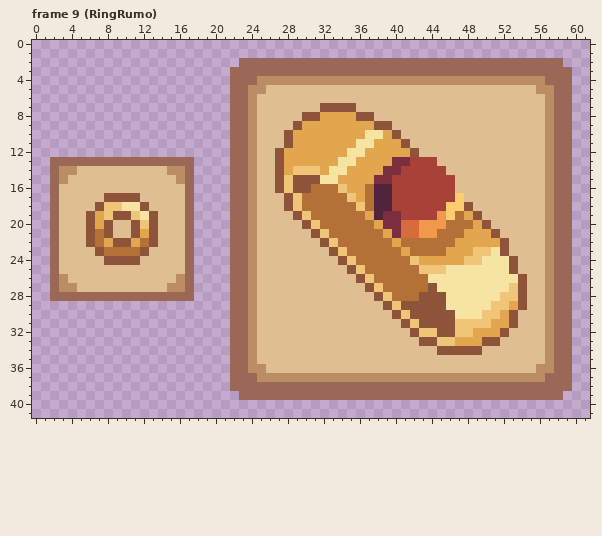
Pixel-art file, stored at Personal_Roberto/ASEPRITE/5. Menú/ItemsUI/Items.aseprite. The picture above was drawn from the file before the commit.
62x42 pixels, 10 frames. Shown: frame 9 (RingRumo). The commit also changed other frames, which this record leaves out.
The result:
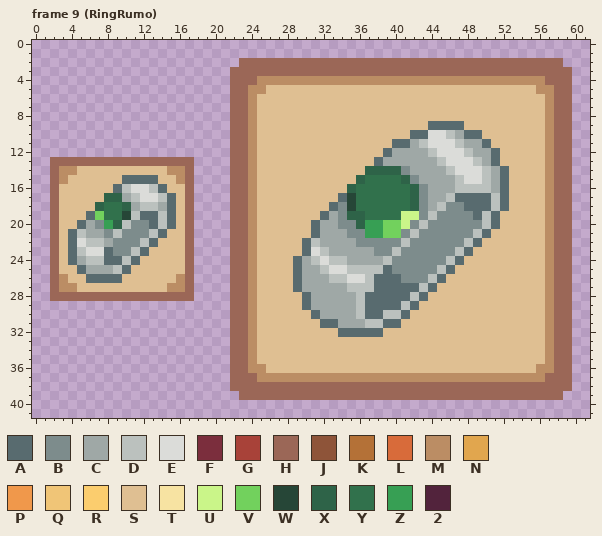
Palette (. is transparent): A #586b6f  B #7d8c8c  C #9fa8a6  D #bbc1be  E #dbdcd9  F #7b2e3d  G #a84239  H #9b6757  J #8e5439  K #b47137  L #d86b3a  M #bb8d64  N #e1a64e  P #f0984b  Q #f0c577  R #fbcd6e  S #dfbf92  T #f7e3a2  U #caf589  V #72d15d  W #264637  X #2e6348  Y #31714c  Z #379f54  2 #52233c
Diff:
Changed rows in their new state; - is an unchanged pixel.
Frame 9 (RingRumo), layers "Layer 1", "Items Zoom", "Items Tiny":
first column x 4:
 7 ----------------------------SSSS-------------------
 8 --------------------------SSSSSSSS-----------------
 9 -------------------------SSSSSSSSSSS----AAAA-------
10 ------------------------SSSSSSSSSSSSS-AAEEDCAA-----
11 ------------------------SSSSSSSSSSSSAACDEEEDCCA----
12 -----------------------SSSSSSSSSSSSACCCCDEEEDCCA---
13 -----------------------SSSSSSSSSSSACCCCCCDEEEDCA---
14 -----------------------SSSSSSSSSSXXXXBCCCCDEEEDCA--
15 ------AAAA-------------SSSSSSSSSXYYYYXBCCCCDEEDCA--
16 -----ADEEDA------------SSSSSSSSXYYYYYYXBCCCDDDDCA--
17 ----XXCDEEDA------------SSSSSSAWYYYYYYXBCCDAAAADA--
18 ---XYYXCDDCA------------SSSSSABWYYYYYYXBCDBBAAADA--
19 --AVYYWDAADA-------------SSSACBXXYYYYUUBDBBBBADA---
20 -ACBZXDBBADA--------------SACCBBXZZVVUBDBBBBBBDA---
21 ADCCBDBBBDA----------------ACCCBBZZVVBDBBBBBBDAS---
22 AEDDCBBBDA----------------ADCCCCBBBBBDBBBBBBDASSS--
23 ADEEABBDA-----------------AEDCCCCCBBDBBBBBBDASSSS--
24 ACDDAADA-----------------ACDEDDCCCCDBBBBBBDASSSSSS-
25 -ACCCDA------------------ACCDEEDDDDABBBBBDASSSSSSS-
26 --AAAA-------------------ACCCDDEEDAAABBBDASSSSSSSSS
27 -------------------------ACCCCCDDDAAAAADASSSSSSSSSS
28 --------------------------ACCCCCDAAAAADASSSSSSSSSSS
29 --------------------------ACCCCCDAAAADASSSSSSSSSSSS
30 ---------------------------ACCCCDAADDASSSSSSSSSSSS-
31 ----------------------------AACCCDDAASSSSSSSSSSSSS-
32 ------------------------------AAAAA---SSSSSSSSSSS--
33 ---------------------------------------SSSSSSSSS---
34 -----------------------------------------SSSSS-----
Pixel boxes of the changes (left, top, right, bottom) in both pictures:
changed: (275, 103, 527, 355)
changed: (68, 175, 176, 283)
